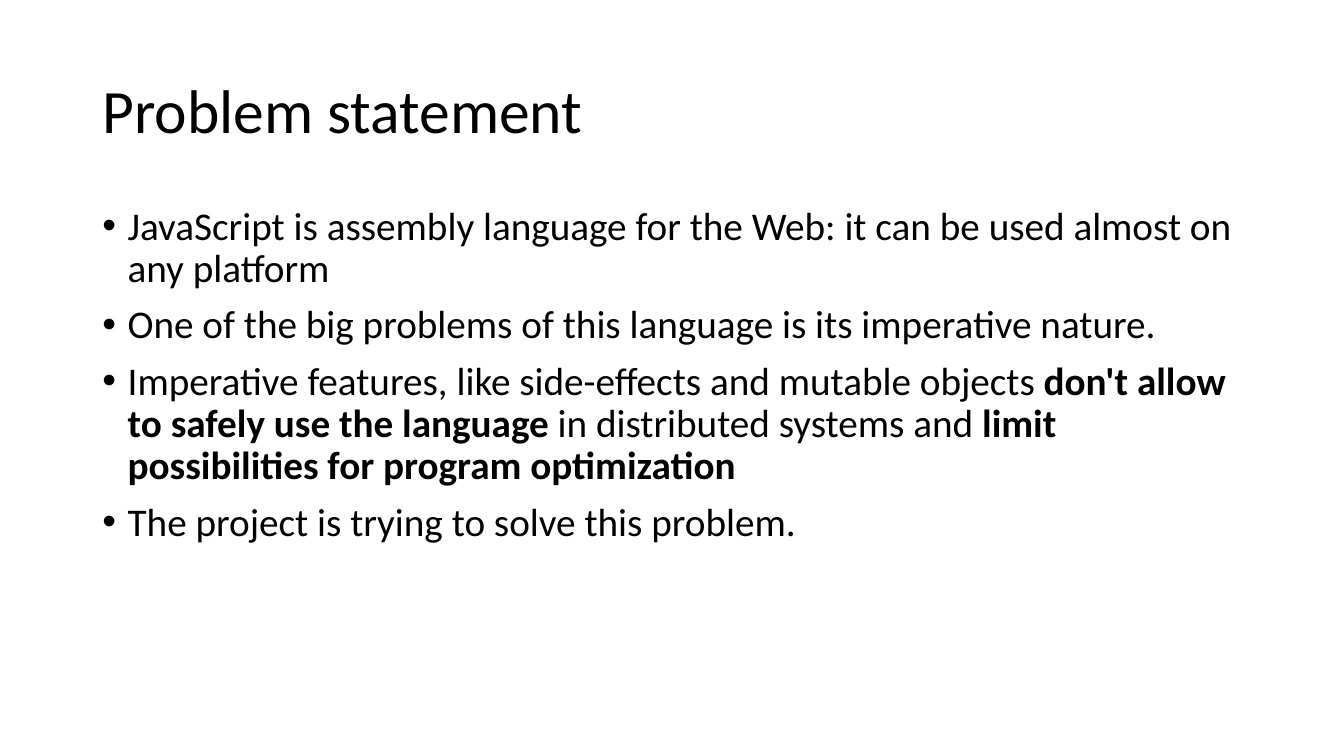
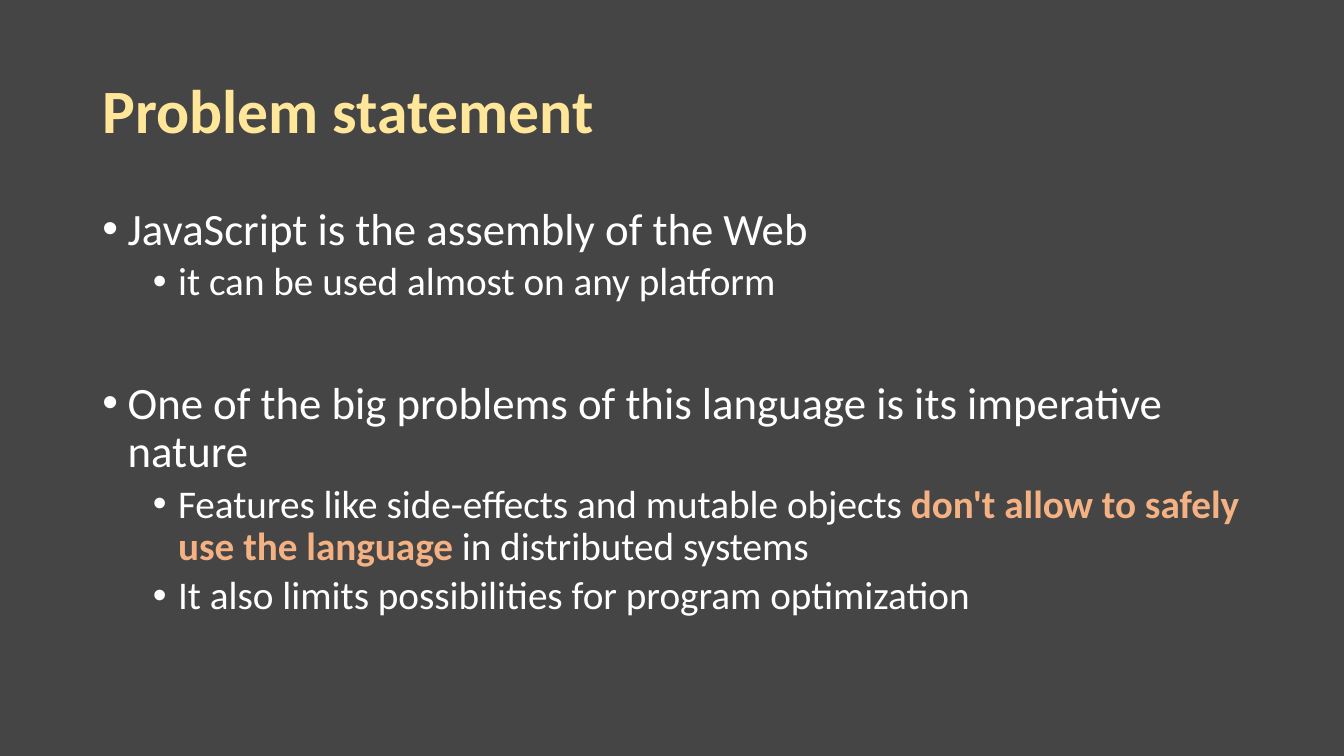
Before and after one commit to ts-common/fun.ts, a slide deck: slide 2 of doc/demo/about_FUNts.pptx. Drawn at 1344x756 pixels with LibreOffice and Linux fonts; fonts in the diff are those of the drawing. Boxes give left, top, right and bottom in pixels: in the first picture for what was removed or moved away, otherwise in the second. Text is boxed around its words. In the diff, an @@ line names an element or a change of style, - is before the commit and + after.

```diff
--- a/doc/demo/about_FUNts.pptx
+++ b/doc/demo/about_FUNts.pptx
@@ background #FFFFFF to #454545 @@
@@ title "Problem statement" at (x1=102, y1=90, x2=594, y2=134): text colour #000000 to #FFE699, bold on @@
@@ text at (x1=128, y1=214, x2=1239, y2=616): text changed; text colour #000000 to #FFFFFF @@
-• JavaScript is assembly language for the Web: it can be used almost on any platform
-• One of the big problems of this language is its imperative nature.
-• Imperative features, like side-effects and mutable objects don't allow to safely use the language in distributed systems and limit possibilities for program optimization
-• The project is trying to solve this problem.
+• JavaScript is the assembly of the Web
+  • it can be used almost on any platform
+• One of the big problems of this language is its imperative nature
+  • Features like side-effects and mutable objects don't allow to safely use the language in distributed systems
+  • It also limits possibilities for program optimization
```
Also in this commit, not shown: 5 other slides changed, 4 slides added.
